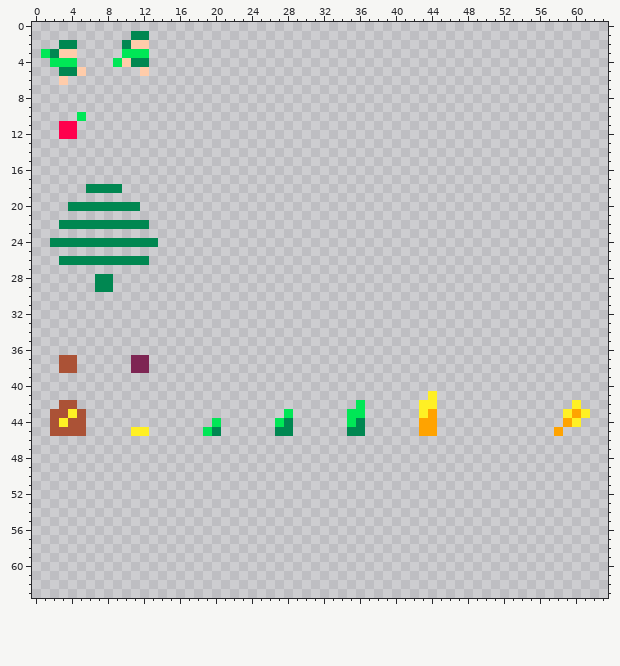
Pixel-art sprite, stored at gfx.png. Above is the file before it was changed.
The file is 64x64 pixels.
The same view after the edit:
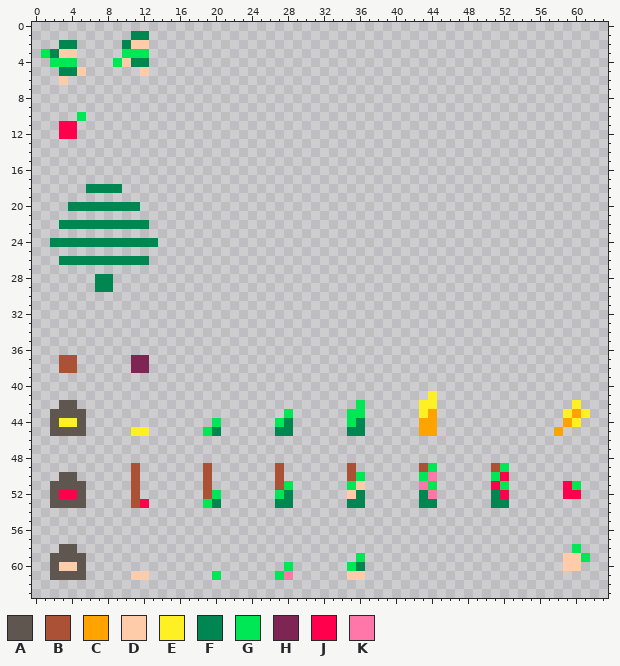
Palette (. is transparent): A #5f574f  B #ab5236  C #ffa300  D #ffccaa  E #fff024  F #008751  G #00e756  H #7e2553  J #ff004d  K #ff77a8
What changed:
@@ x 0..7 @@
 41 ........
-42 ...BB...
-43 ..BBEB..
-44 ..BEBB..
-45 ..BBBB..
+42 ...AA...
+43 ..AAAA..
+44 ..AEEA..
+45 ..AAAA..
 46 ........
@@ x 0..63 @@
 48 ................................................................
-49 ................................................................
-50 ................................................................
-51 ................................................................
-52 ................................................................
-53 ................................................................
+49 ...........B.......B.......B.......B.......BG......BG...........
+50 ...AA......B.......B.......B.......BG......GK......GJ...........
+51 ..AAAA.....B.......B.......BG......GD......KG......JG......JG...
+52 ..AJJA.....B.......BG......GF......DF......FK......FJ......JJ...
+53 ..AAAA.....BJ......GF......FF......FF......FF......FF...........
 54 ................................................................
@@ x 0..63 @@
 57 ................................................................
-58 ................................................................
-59 ................................................................
-60 ................................................................
-61 ................................................................
+58 ...AA.......................................................G...
+59 ..AAAA..............................G......................DDG..
+60 ..ADDA......................G......GF......................DD...
+61 ..AAAA.....DD.......G......GK......DD...........................
 62 ................................................................
